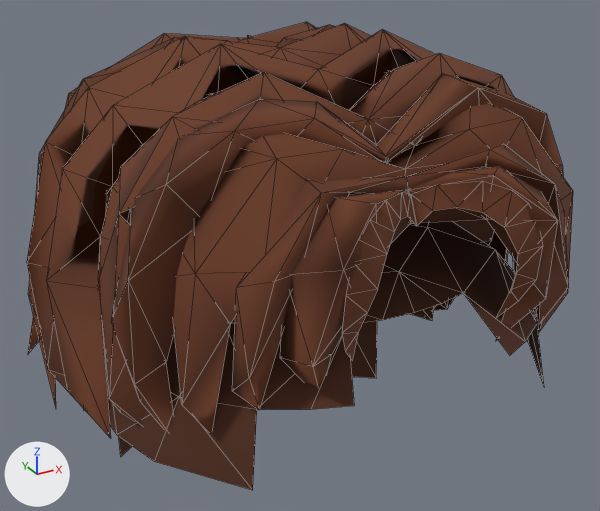
The glTF model web/public/assets/characters/v6/lod2/hair/full/hair_middle_part.glb: old version first, new version second.
One viewpoint serves both versions: a 50 mm camera at (-0.363, -0.616, 1.3) aimed at (0.02, 0.08, 0.953). Lighting does not change. The marker at lower left points along +X, +Y and +Z. The first picture is the older version. Mesh edges are drawn as thin lines. Vertices at exactly the same position are counted once.

Names of what the first picture shows: 'hair_middle_part'.
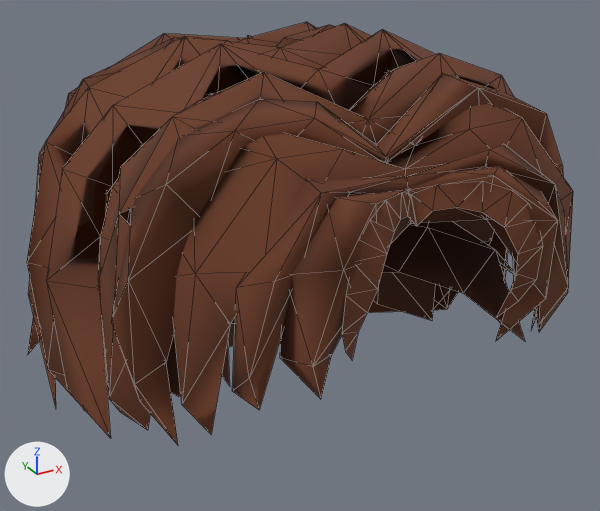
Where the change shows, as pixel boxes [x1, y1, x2, y2] in the pictures (600 x 511 px):
```json
{"object": "hair_middle_part", "change": "reshaped", "before": [27, 22, 573, 490], "after": [27, 22, 573, 445], "on screen": "10% shorter"}
{"part": 1, "of": "me_hair_middle_part_001", "change": "deleted", "before": [104, 250, 544, 490], "on screen": "brown"}
```

The change, as JSON lines over the scene's bpy script:
```json
{"block": "me_hair_middle_part_001", "where": "# used by ob_hair_middle_part; location = (0.0, 0.0, 0.0)"}
{"op": "remove", "block": "me_hair_middle_part_001", "code": "me_hair_middle_part_001.from_pydata(...)  # 693 vertices, 1026 faces; spans x -0.248..0.253, y -0.187..0.362, z 0.714..1.183"}
{"op": "add", "block": "me_hair_middle_part_001", "code": "me_hair_middle_part_001.from_pydata(...)  # 676 vertices, 997 faces; spans x -0.248..0.253, y -0.187..0.362, z 0.714..1.183"}
{"block": "me_hair_middle_part_001", "change": "me_hair_middle_part_001 part 1"}
{"block": "me_hair_middle_part_001", "change": "17 vertices are removed from x -0.219..0.201, y -0.178..0.207, z 0.716..0.993"}
{"block": "me_hair_middle_part_001", "change": "29 faces are deleted"}
```
